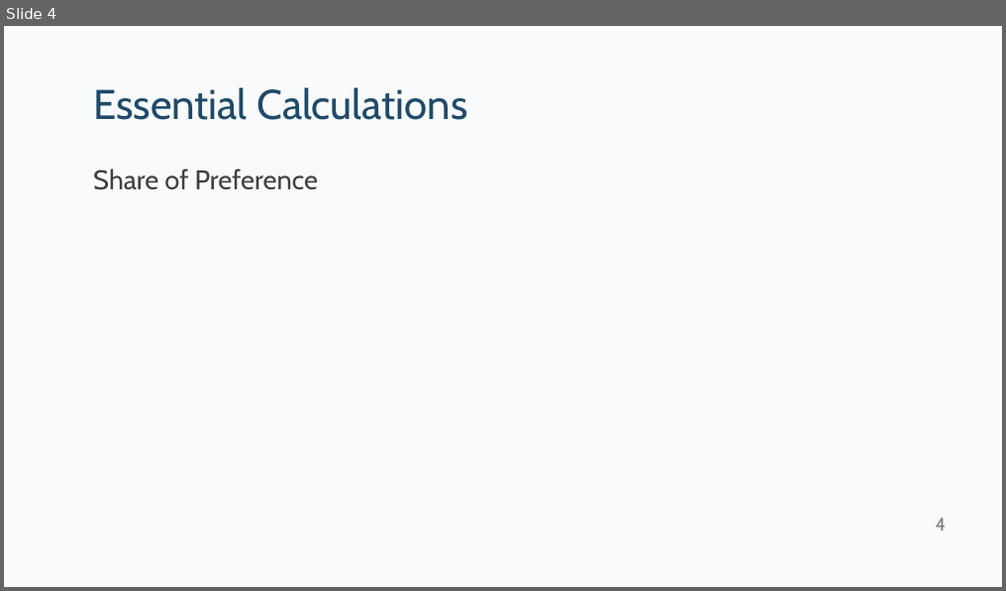
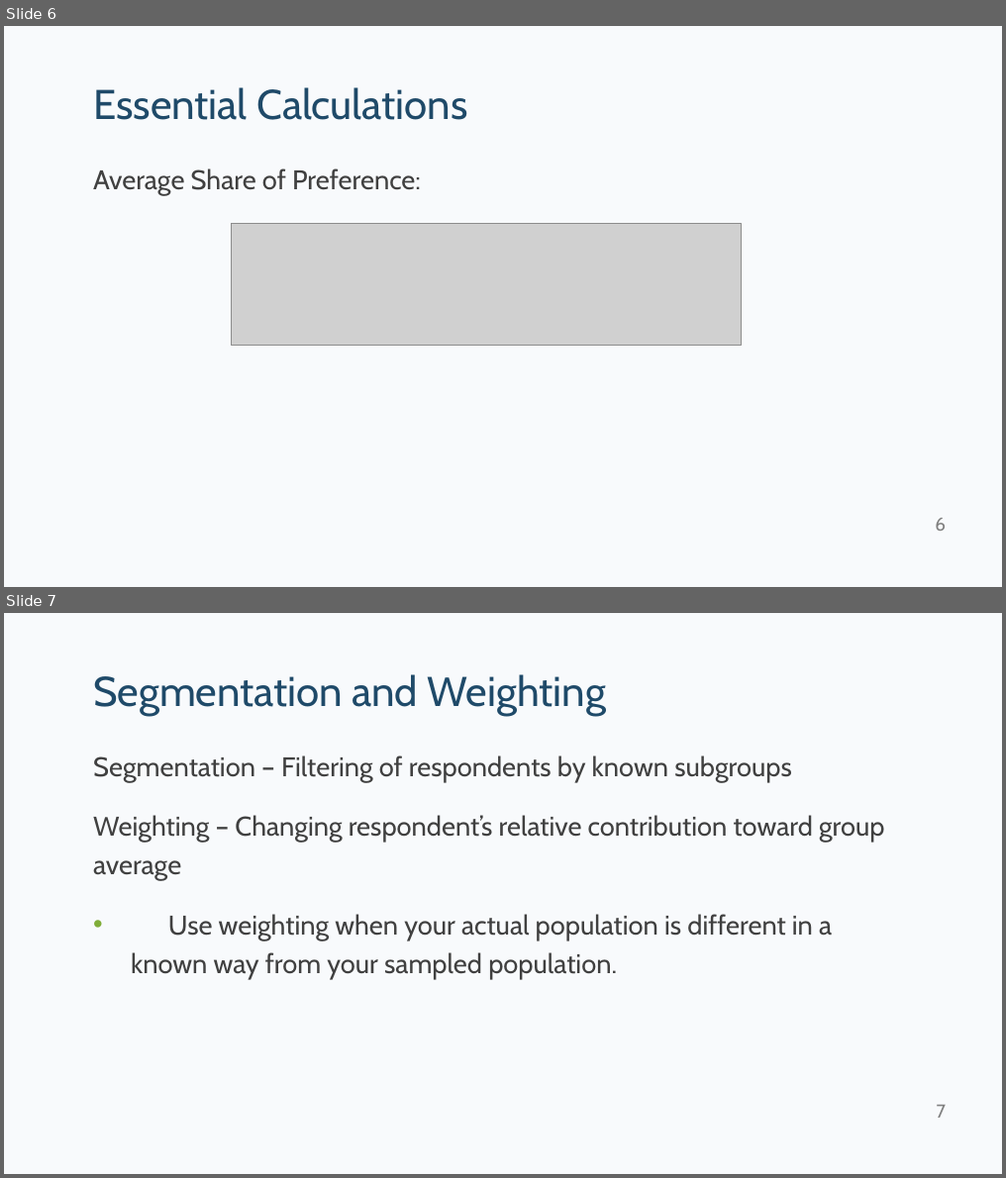
Before and after one commit to kpfairchild/ExcelSimulator, a slide deck: Excel Simulator Tips and Tricks.pptx. Shown one above the other, each under a label of ours: slide 4 before the commit, slides 6 and 7 after it. The pictures are 1006x591 and 1006x1178 pixels, drawn with LibreOffice and Linux fonts; fonts in the diff are those of the drawing; grey boxes stand for pictures. Boxes give left, top, right and bottom in pixels: in the first picture for what was removed or moved away, otherwise in the second. Text is boxed around its words. In the diff, an @@ line names an element or a change of style, - is before the commit and + after.

```diff
--- a/Excel Simulator Tips and Tricks.pptx
+++ b/Excel Simulator Tips and Tricks.pptx
@@ slide 7 added at (x1=4, y1=613, x2=1002, y2=1174), background #F8FAFC @@
@@ title added at (x1=93, y1=674, x2=606, y2=716), 40 pt, text #1F4A69 @@
+Segmentation and Weighting
@@ text added at (x1=93, y1=756, x2=885, y2=979), 26 pt, text #404040 @@
+Segmentation – Filtering of respondents by known subgroups
+Weighting – Changing respondent’s relative contribution toward group average
+• Use weighting when your actual population is different in a known way from your sampled population.
@@ page number added at (x1=937, y1=1105, x2=945, y2=1118), 18 pt, text #808080 @@
+7
@@ what was slide 4 is now slide 6 @@
@@ slide 6 changed as well @@
@@ text at (x1=93, y1=169, x2=421, y2=195): text changed @@
-Share of Preference
+Average Share of Preference:
@@ picture added at (x1=231, y1=223, x2=741, y2=346) @@
@@ page number at (x1=935, y1=518, x2=945, y2=531): text changed @@
-4
+6
```
Also in this commit, not shown: 7 other slides changed, 6 other slides added, 3 slides removed, 2 other files.
